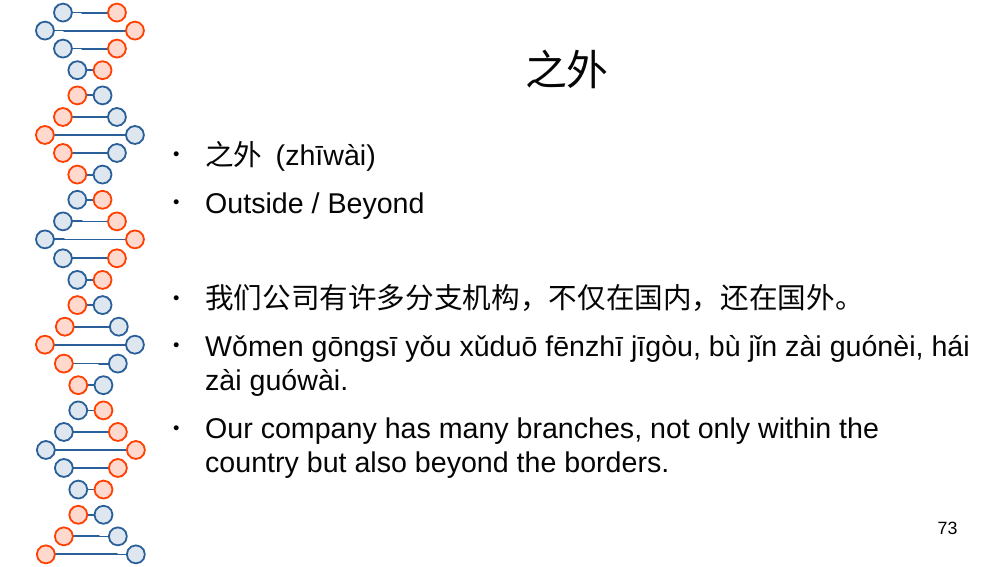
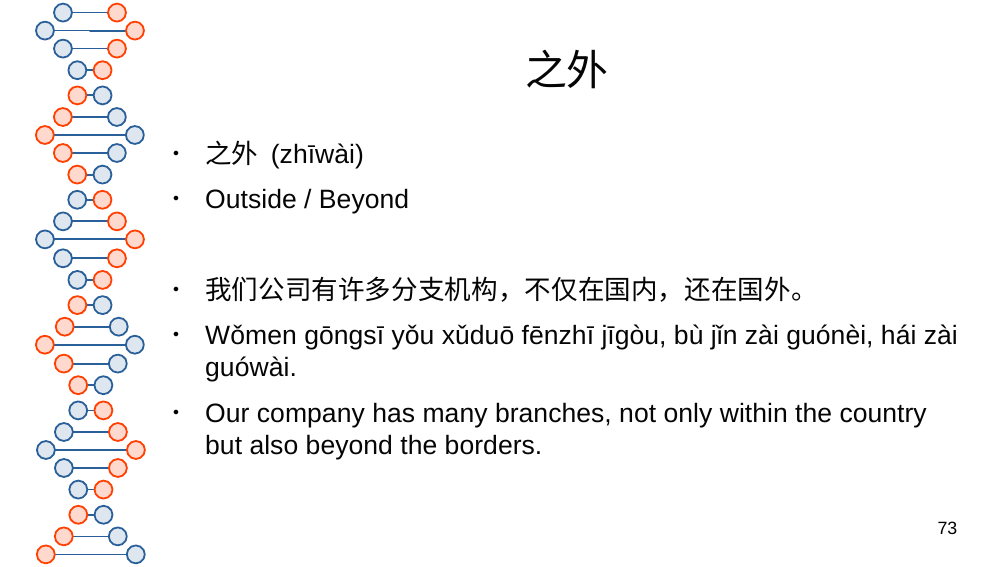
Before and after one commit to 23x41/HSK3.0, a slide deck: slide 73 of HSK 3.0 Level 5.pptx. Drawn at 1008x567 pixels with LibreOffice and Linux fonts; fonts in the diff are those of the drawing. Boxes give left, top, right and bottom in pixels: in the first picture for what was removed or moved away, otherwise in the second. Text is boxed around its words. In the diff, an @@ line names an element or a change of style, - is before the commit and + after.

```diff
--- a/HSK 3.0 Level 5.pptx
+++ b/HSK 3.0 Level 5.pptx
@@ text "之外 (zhīwài)" at (205, 140, 958, 459): size 22.5 to 20.9 pt @@
```
Also in this commit, not shown: 200 other slides changed, 79 slides added, 1 other file.
